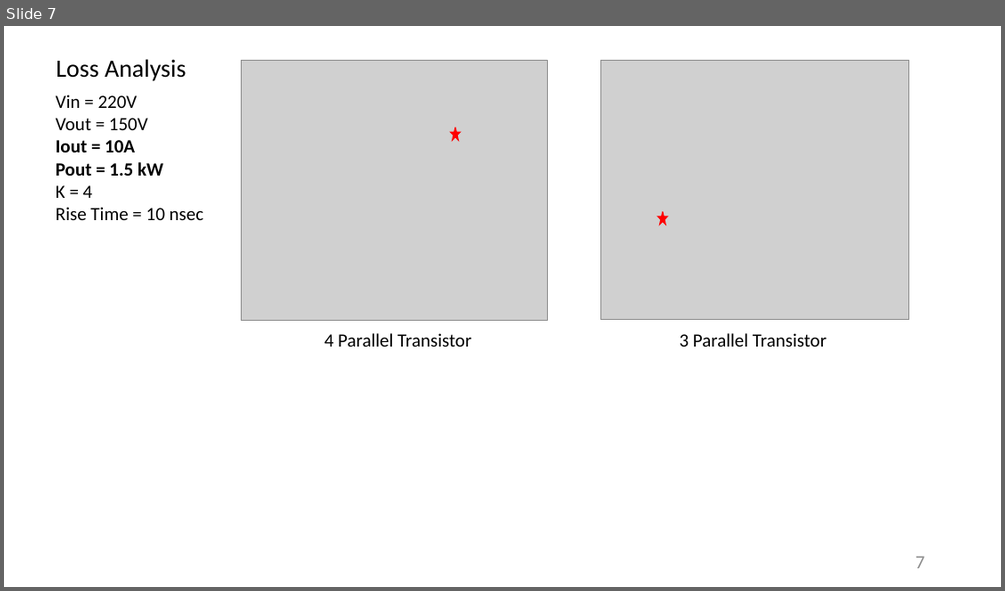
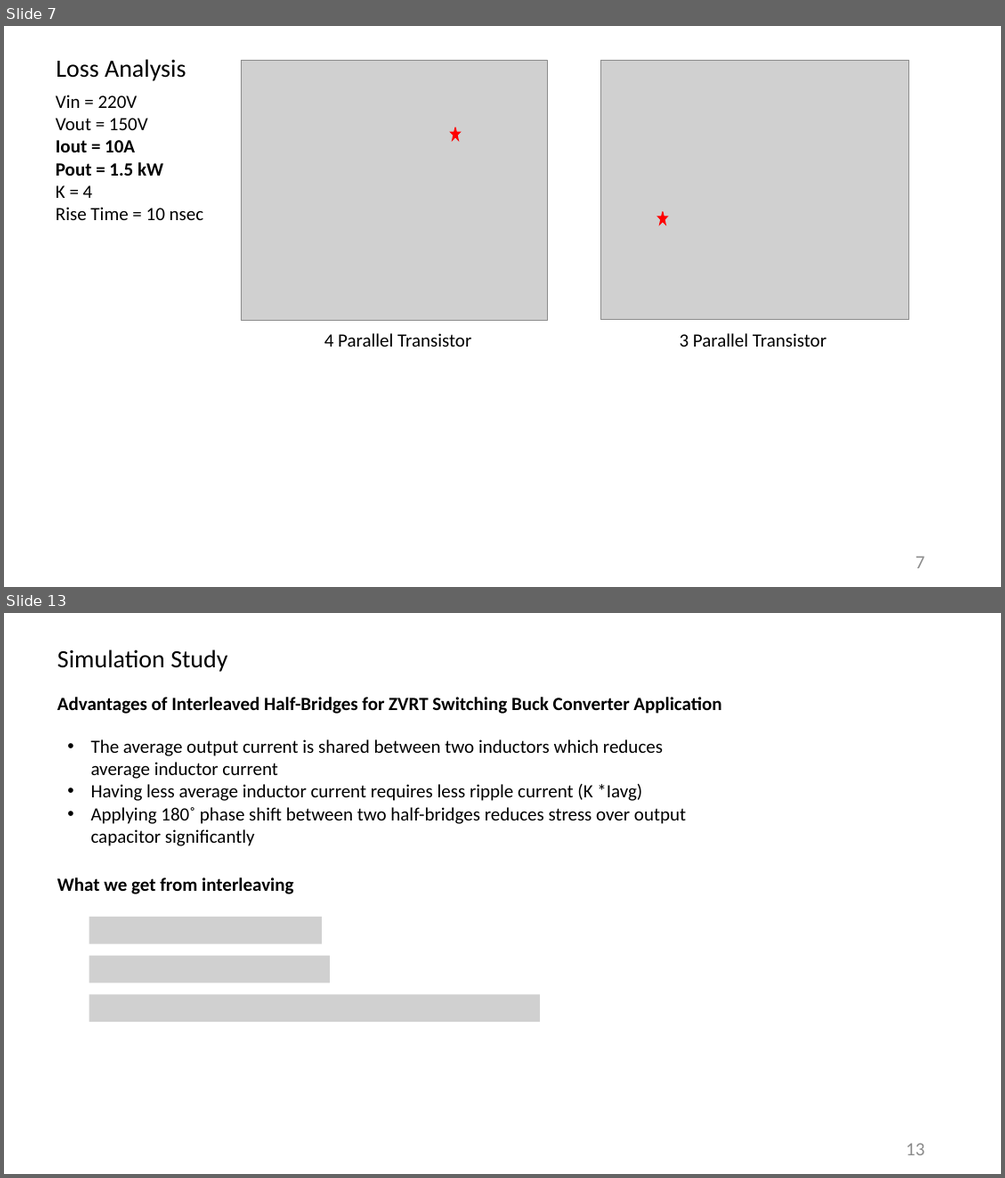
Before and after one commit to furkankarakaya/GaN-Studies, a slide deck: Weekly Reports/2019.09.04 - 2019.09.11 Report.pptx. Shown one above the other, each under a label of ours: slide 7 before the commit, slides 7 and 13 after it; the slides between them are not shown. The pictures are 1005x591 and 1005x1178 pixels, drawn with LibreOffice and Linux fonts; fonts in the diff are those of the drawing; grey boxes stand for pictures. Boxes give left, top, right and bottom in pixels: in the first picture for what was removed or moved away, otherwise in the second. Text is boxed around its words. In the diff, an @@ line names an element or a change of style, - is before the commit and + after.

Commit message:
Design procedure is going on for zvrt switching buck converter.

```diff
--- a/Weekly Reports/2019.09.04 - 2019.09.11 Report.pptx
+++ b/Weekly Reports/2019.09.04 - 2019.09.11 Report.pptx
@@ slide 13 added at [4, 613, 1001, 1174], background #FFFFFF @@
@@ text added at [57, 649, 227, 672], 24 pt, text #000000 @@
+Simulation Study
@@ text added at [57, 697, 721, 714], 18 pt, text #000000, bold @@
+Advantages of Interleaved Half-Bridges for ZVRT Switching Buck Converter Application
@@ text added at [91, 739, 686, 846], 18 pt, text #000000 @@
+• The average output current is shared between two inductors which reduces average inductor current
+• Having less average inductor current requires less ripple current (K *Iavg)
+• Applying 180˚ phase shift between two half-bridges reduces stress over output capacitor significantly
@@ text added at [57, 877, 293, 894], 18 pt, text #000000, bold @@
+What we get from interleaving
@@ picture added at [89, 916, 322, 944] @@
@@ picture added at [89, 956, 330, 983] @@
@@ picture added at [89, 995, 540, 1022] @@
@@ page number added at [906, 1143, 924, 1155], 18 pt, text #8C8C8C @@
+13
```
Also in this commit, not shown: 6 other slides added, 5 other files.
